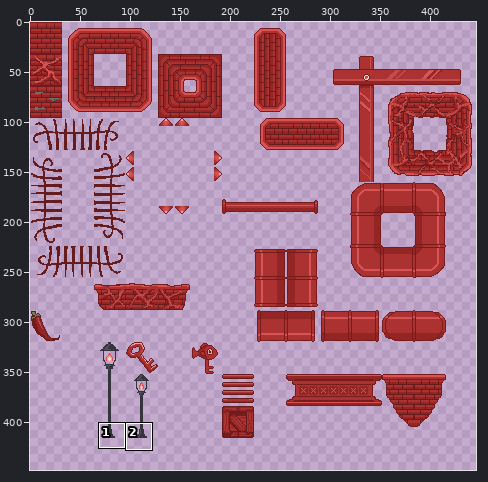
Two states of a sprite sheet, sprites/red_sprite_sheet.png. The first picture is a wide view before the edit; the outline marks the close-up.
Close-up. Earlier state:
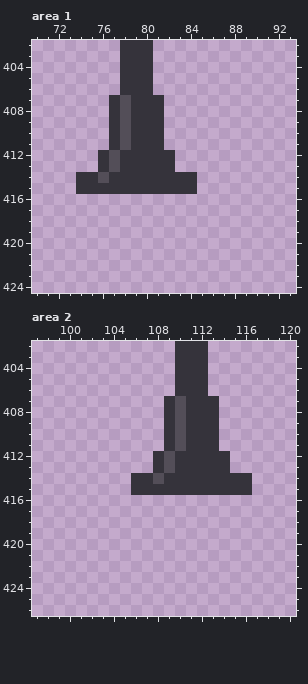
The file is 450x450 pixels. Shown: area 1: x 70..93, y 402..424; area 2: x 97..120, y 402..426. The wide view leaves out empty margins. The commit also changed other parts of the picture, which this record leaves out.
The result:
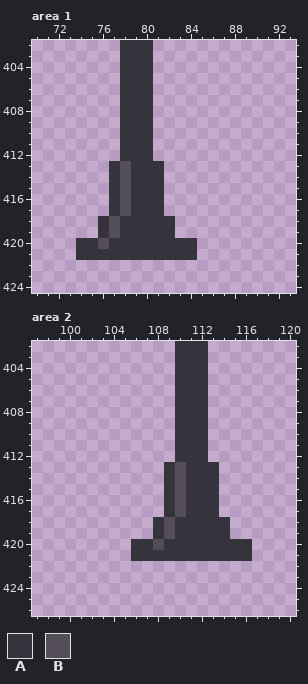
Palette (. is transparent): A #35333b  B #534e58
The exact change:
Area 1:
y 407..411: x 77..78 AB -> .A; x 81 A -> .
y 412: x 76..77 AB -> ..; x 81..82 AA -> ..
y 413: x 76..78 ABA -> .AB; x 82 A -> .
y 414: x 74..76 AAB -> ...; x 78 A -> B; x 82..84 AAA -> ...
y 415: x 74..76 AAA -> ...; x 78 A -> B; x 82..84 AAA -> ...
y 416..417: x 77..81 ..... -> ABAAA
y 418..419: x 76..82 ....... -> ABAAAAA
y 420: x 74..84 ........... -> AABAAAAAAAA
y 421: x 74..84 ........... -> AAAAAAAAAAA
Area 2:
y 407..411: x 109..110 AB -> .A; x 113 A -> .
y 412: x 108..109 AB -> ..; x 113..114 AA -> ..
y 413: x 108..110 ABA -> .AB; x 114 A -> .
y 414: x 106..108 AAB -> ...; x 110 A -> B; x 114..116 AAA -> ...
y 415: x 106..108 AAA -> ...; x 110 A -> B; x 114..116 AAA -> ...
y 416..417: x 109..113 ..... -> ABAAA
y 418..419: x 108..114 ....... -> ABAAAAA
y 420: x 106..116 ........... -> AABAAAAAAAA
y 421: x 106..116 ........... -> AAAAAAAAAAA
Where, in picture pixels (left, top, right, bottom), the same in both close-ups:
changed: (76, 95, 197, 260)
changed: (131, 396, 252, 561)
